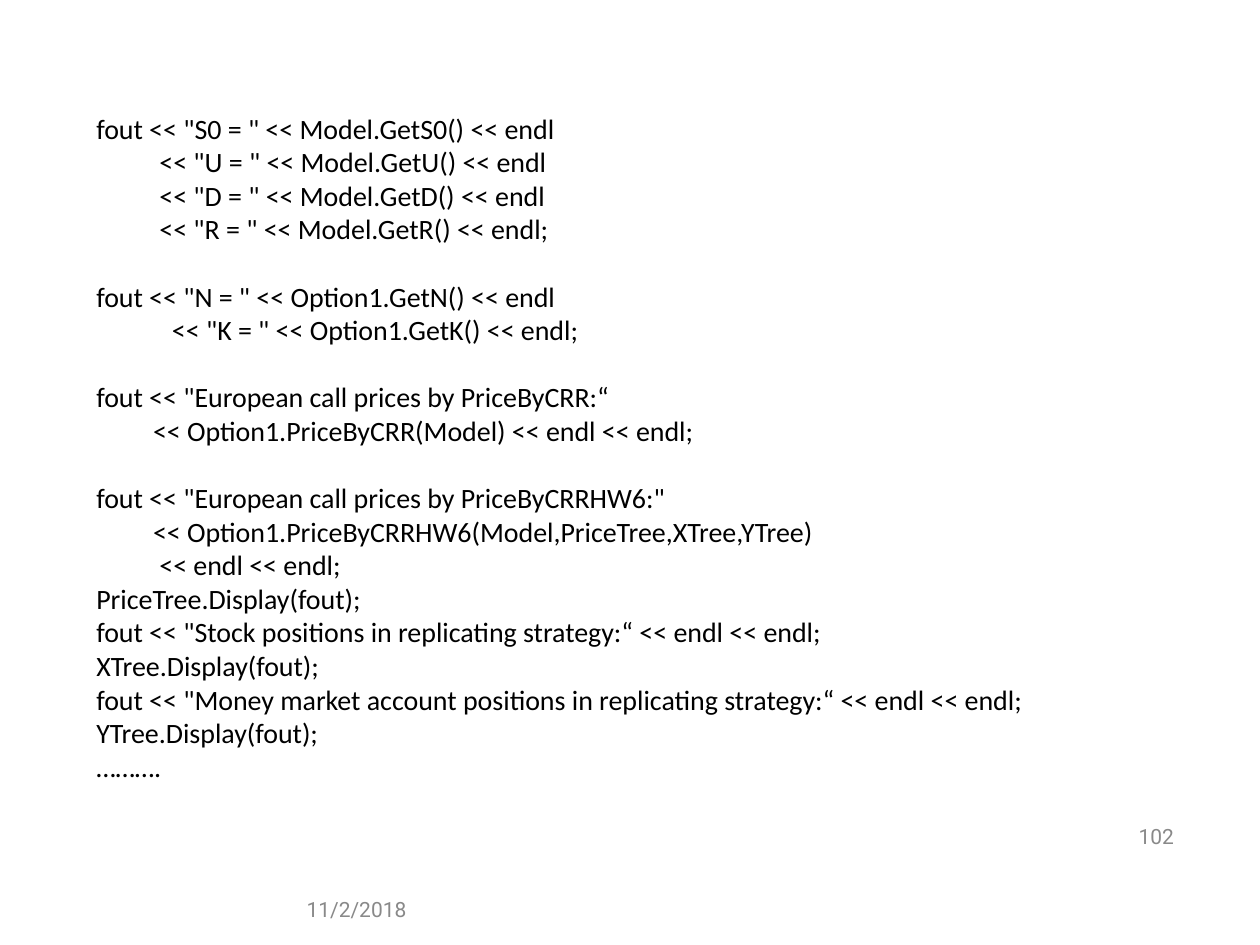
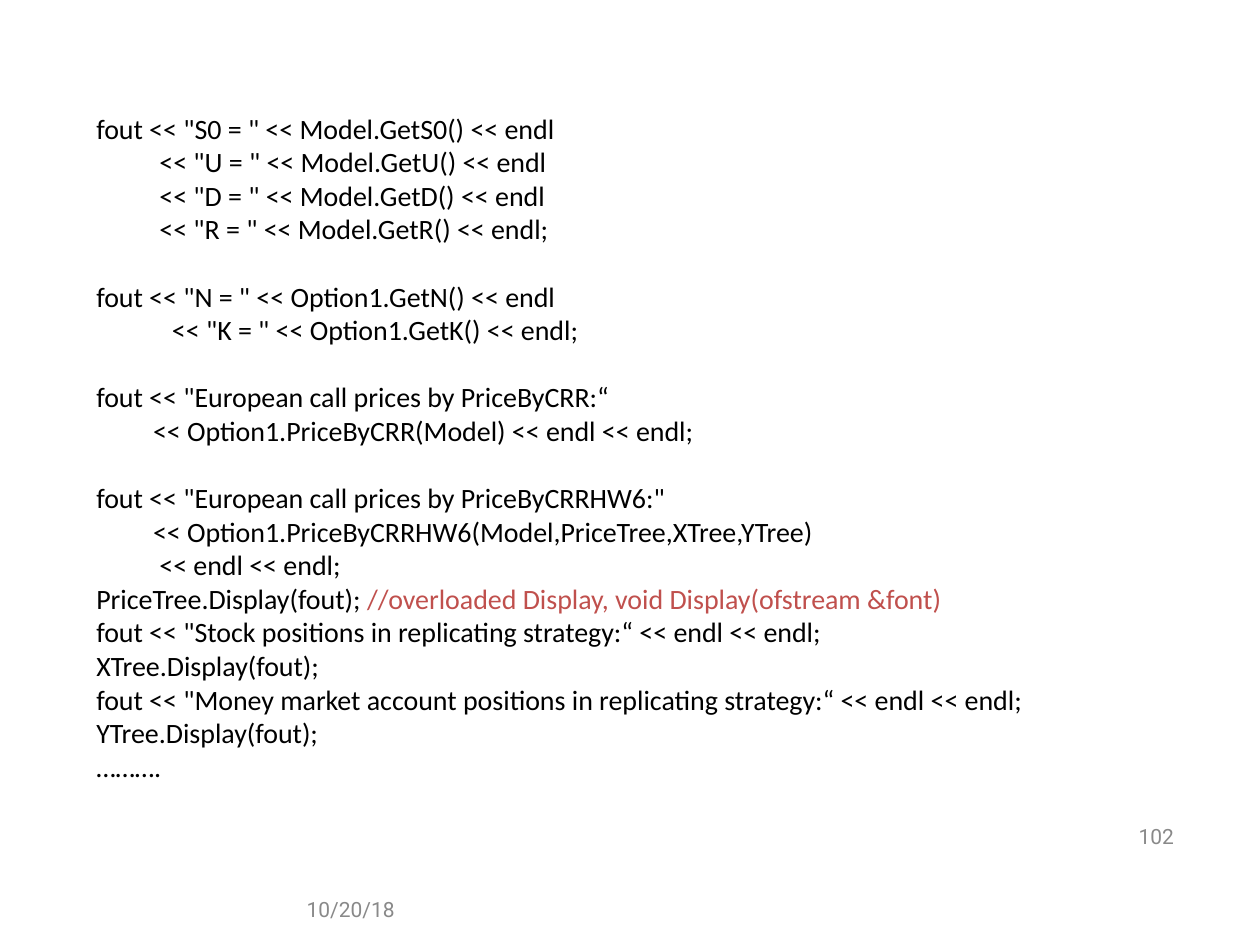
Before and after one commit to gabywang/FRE6883, a slide deck: slide 102 of Slides/Part 2-Financial Applications Using Data Structures, Templates and Design Patterns.pptx. Drawn at 1260x945 pixels with LibreOffice and Linux fonts; fonts in the diff are those of the drawing; background and template pictures are left out. Boxes give left, top, right and bottom in pixels: in the first picture for what was removed or moved away, otherwise in the second. Text is boxed around its words. In the diff, an @@ line names an element or a change of style, - is before the commit and + after.

```diff
--- a/Slides/Part 2-Financial Applications Using Data Structures, Templates and Design Patterns.pptx
+++ b/Slides/Part 2-Financial Applications Using Data Structures, Templates and Design Patterns.pptx
@@ text at (96, 588, 941, 614): text changed; text colour #000000 to #C0504D @@
-PriceTree.Display(fout);
+PriceTree.Display(fout); //overloaded Display, void Display(ofstream &font)
@@ text at (307, 902, 395, 918): text changed @@
-11/2/2018
+10/20/18
```
Also in this commit, not shown: 57 other slides changed.
